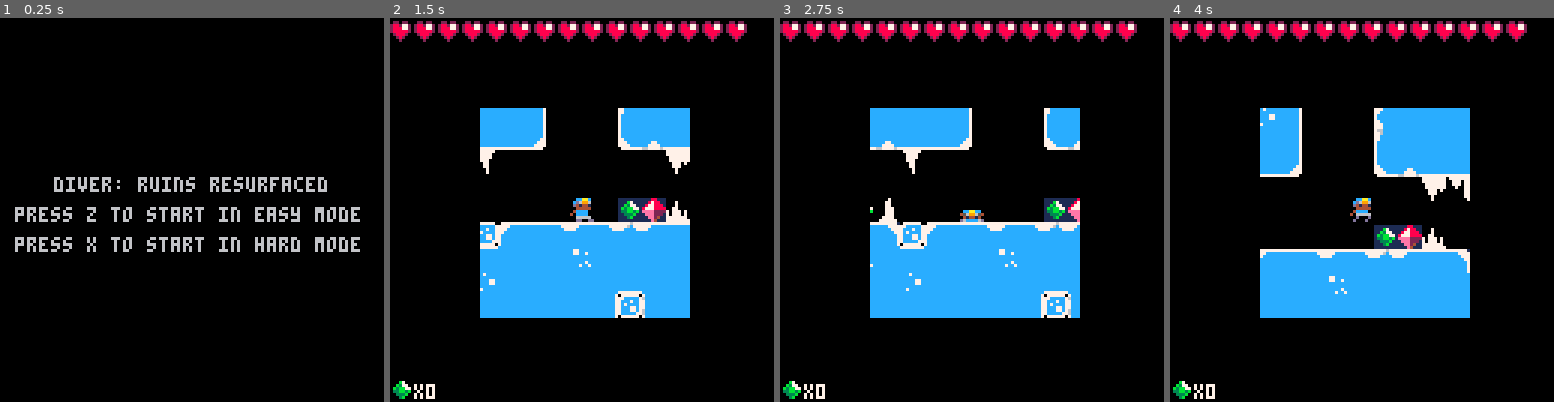
Above: before the commit, frames 1-4 (left to right).
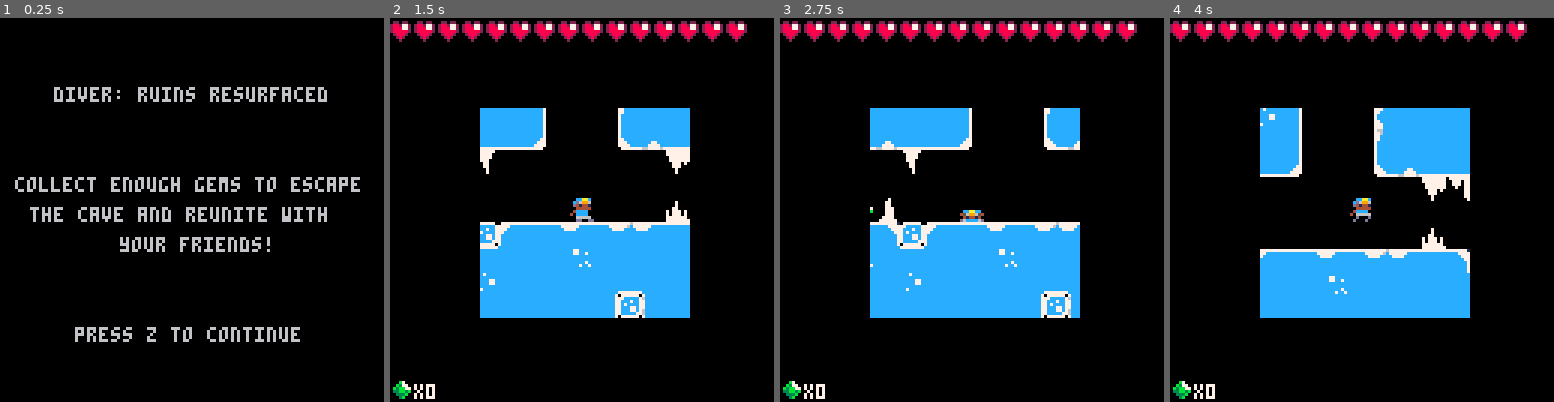
Above: after the commit, the same moments.

Repository: kygetta/Diver
Game: PICO-8 cartridge demo_2.p8
Two runs of this game, one before a commit and one after it. Both use one fixed random seed, a clock stepped at 60 frames per second and the inputs below.
Inputs:
- Up to frame 1 (0.25 s): no input
- Up to frame 2 (1.5 s): tap O (Z key) at 0.33, 0.7, 1.43 s; tap X (X key) at 1.07 s
- Up to frame 3 (2.75 s): hold Left 1.97-2.37 s; tap X (X key) at 2.07, 2.4, 2.73 s; tap O (Z key) at 2.22 s; hold Down from 2.42 s (still down)
- Up to frame 4 (4 s): release Down at 2.82 s; hold Right 2.87-3.53 s; tap X (X key) at 3.07, 3.4, 3.73 s; tap O (Z key) at 3.1, 3.98 s; hold Up from 3.58 s (still down)

The runs differ from the first frame. In frame 1, 7.5% of the frame differs, in the area x 3-94%, y 17-85%; in frame 2, 0.8%; in frame 3, 0.6%; in frame 4, 0.8%.

Commit message:
Add files via upload
player can pick up items and reach the end

Diff:
--- a/demo_2.p8
+++ b/demo_2.p8
@@ -78,14 +78,18 @@
 max_hp = 15
 
 -----> menu init
-scene ="menu" --starting game state (main menu)
+scene = "intro" --starting game state (intro)
 
 gem_count=0 -- green gem count
+gem_hunt_complete=15 -- the amount of green gems necessary to win the game
 
 dmgtimer = 0 -- dmg cooldown
 dmgcounter = 0 -- freezes damage
 
 -------------------------ims
+
+vic_tiles={} -- >:(
+
 -- spawns all pickups
 function	spawn_gems()
 	for ox=0,128 do
@@ -93,10 +97,11 @@
 			-- green gem
 			if mget(ox,oy)==12 or mget(ox,oy)==53 then
 					add(gems,{
-						tp=grn,
+						heal=false,
 						sp=12,
 						x=ox*8,
-						y=oy*8
+						y=oy*8,
+						act=true
 					})
 
 					-- determines if backdrop is black or navy blue
@@ -110,10 +115,11 @@
 			-- red gem
 			if mget(ox,oy)==13 or mget(ox,oy)==54 then
 				add(gems,{
-					tp=red,
+					heal=true,
 					sp=13,
 					x=ox*8,
-					y=oy*8
+					y=oy*8,
+					act=true
 				})
 
 				-- determines if backdrop is black or navy blue
@@ -122,7 +128,17 @@
 					else
 						mset(ox,oy,52)
 					end
+
 			end --if
+
+			if mget(ox,oy)==64 then
+				add(vic_tiles,{
+					sp=64,
+					x=ox*8,
+					y=oy*8
+				})
+			end --if
+
 		end --oy
 	end --ox
 
@@ -132,10 +148,58 @@
 -- draws all gems in the map
 function draw_gems()
 	for g in all(gems) do
-		spr(g.sp,g.x,g.y)
-	end
-end -- end of draw_enemies
+			spr(g.sp,g.x,g.y)
+	end
+end -- end of draw_gems
+
+
+-- detects if the player has touched a gem and acts accordingly
+-- red gems increase player health
+-- green gems increase gem_count
+function gem_detect()
+	for g in all(gems) do
+		if abs(p.x-g.x)<=4 and abs(p.y-g.y)<=4 then
+
+
+			if g.heal==false then
+				gem_count+=1
+				g.act=false
+			end
+
+			if g.heal==true then
+				hp+=1
+				g.act=false
+			end
+
+
+
+		end --if
+	end --for
+
+
+	-- deletes any gems that were "picked up"
+	for g in all(gems) do
+		if g.act==false then
+			del(gems,g)
+		end
+	end --for
+
+end -- end of gem_detect
+
+
+-- ending collision
+function detect_victory()
+
+	for g in all(vic_tiles) do
+		if abs(p.x-g.x)<=4 and abs(p.y-g.y)<=4 then
+			if gem_count>=gem_hunt_complete then
+				scene="victory"
+			end
+		end
+	end
+end -- end of detect_victory
 ----------------------------ims
+
 -->8
 -- draw --
 
@@ -156,7 +220,9 @@
 
 -- _draw func
 function _draw()
-  if scene=="menu" then
+  if scene=="intro" then
+  	draw_intro()
+  elseif scene=="menu" then
   	draw_menu()
   elseif scene=="game_easy" then
   	draw_game()
@@ -234,12 +300,14 @@
 -- update --
 
 function _update()
-	if scene=="menu" then
+	if scene=="intro" then
+		update_intro()
+	elseif scene=="menu" then
 		update_menu()
 	elseif scene=="game_easy" or scene=="game_hard" then
 		update_game()
 	elseif scene=="victory" then
-		update_victory()
+		draw_victory()
 	end
 end -- end of _update
 
@@ -447,6 +515,16 @@
 -->8
 -- draw_game --
 
+-- draw intro screen
+function draw_intro()
+	cls()
+	print("diver: ruins resurfaced", 18, 23)
+	print("collect enough gems to escape",5,53)
+	print("the cave and reunite with",10,63)
+	print("your friends!",40,73)
+	print("press z to continue", 25, 103)
+end
+
 -- draw menu screen
 function draw_menu()
 	cls()
@@ -458,8 +536,7 @@
 -- draw victory screen
 function draw_victory()
 	cls()
-	print("you escaped the cave!")
-	print("press z to start again")
+	print("you escaped the cave!",25,53)
 end
 
 
@@ -577,6 +654,14 @@
 -->8
 -- update_game --
 
+-- update intro
+function update_intro()
+	if btnp(4) then --o
+		scene="menu"
+	end
+end -- end of update_intro()
+
+
 -- update menu
 function update_menu()
 	if btnp(4) then --o
@@ -589,16 +674,14 @@
 end -- end of update_menu()
 
 
--- update victory screen
-function update_victory()
-	if btnp(4) then --o
-		scene="menu"
-	end
-end -- end of update_victory()
 
 
 -- updates game
 function update_game()
+
+-- detects whether encountering a tile that would lead to victory
+	detect_victory()
+
 	--check if player is alive
 if (hp>0) then
 -- check if player is damaged
@@ -699,6 +782,10 @@
 
 	-- simplistic enemy movement
 	enemy_movement()
+
+	-- gem detection and pick-up
+	gem_detect()
+
 
 
  --spike detecion
@@ -1030,30 +1117,30 @@
 1111110011111100001111110011111111111100000000000000000000000000000000007cccccc77cccccc77cccccc701011077010110007701101000011010
 1111110011111100001111110011111111111100000000000000000000000000000000007cccccc77cccccc77cccccc701011077010110777701101077011010
 111111001111110000111111011111111111111000000000000000000000000000000000077777707cccccc77cccccc701011077010110777701101077011010
-25360000b42516000000c414142500000000000000000000434343434343435212121212b2b34343435272434343434343c27112121212121274141414141414
-1414d4d4d4d4d4256132323232323232323232924343434343434343a21212b2434383434343434373434343434343434343434343434343e243434343435352
+25360000b42516000000c414142500000000000000f50000434343434343435212121212b2b34343435272434343434343c27112121212121274141414141414
+1414d4d4d4d4d42561323232323232323232329243434343434343f2f01212b2434383434343434373434343434343434343434343434343e243434343435352
 25360000a42526000000a414142500008595b5a59595d415521212b2435343521212121272c3434343527243334343434343c27112121212121274e5e5e5e544
-64446454e5e5546572434343434343434343434343434343434343431212127243f2f0f1434343f2f0f14343a2613232327161f0f0f0f0f0f0f14343b3a21212
+64446454e5e554657243434343434343434343434343434343434343b352127243f2f0f1434343f2f0f14343a2613232327161f0f0f0f0f0f0f14343b3a21212
 25360000a4251600000074e514141500000000000000942552121212121212121212121272c3434343c292434343b3e2434343c2323232323232323232323232
-3232323232323232924343434343434343434343434343434343434312121272434343437363834343434343c292434343c292438191338191338191c3521212
+32323232323232329243434343434343434343434343434343f2f143a3521272434343437363834343434343c292434343c292438191338191338191c3521212
 35360000a425260000000056a41414f405e415000000842552121212121212121212121272d34343434343434343c352b2434343434343434343434343434343
-434343434343434343434343434343434343434343434343434343431212127243434343f2f0f1434343434343434353434343434222434222434222c3521212
+434343434343434343434343434343434343434343434343d2434343c352127243434343f2f0f1434343434343434353434343434222434222434222c3521212
 45360000a425460000000016a4141414141425c0c0c0b42552121212121212121212121272a34343434343434343d35212b24343434343434343434343434343
-4343434343434343434343434343434343434343434343434343434312121272434343434343434343434343a21212121212b2434222434222434222d3521212
+434343434343434343434343434343434343434343f2f0f143434343d3521272434343434343434343434343a21212121212b2434222434222434222d3521212
 55360000a414d41500000026a414141414141495a59554655212121212121212121212127293434343534343434393521212121212121212b243434343434343
-4343434343434343e2434343434343434343434343434343434343431212127243434343434343434343434352121212121272436282436282436282a3521212
+4343434343434343e243d243d243d24343f2f0f14343434343434343a352127243434343434343434343434352121212121272436282436282436282a3521212
 25360000a414243500000046a4141414241465a21212121212121212121212121212121212b2738373a2b2837383a21212121212121212121212121212121212
-121212121212121212434343434343434343434343434343434343431212127283737383737383837383738352121212121272b3434343d243434343a3521212
+12121212121212127243434343434343434343434343434343434343a352127283737383737383837383738352121212121272b3434343d243434343a3521212
 25260000a434144556000085e51414141425a2121212121212121212121212121212121212121212121212121212121212121212121212121212121212121212
-121212121212121212434343434343434343434343434343434343431212121212121212121212121212121212121212121272c343d243434343434393521212
+12121212121212127283738383737373838383734343434343434343c352121212121212121212121212121212121212121272c343d243434343434393521212
 25160000a4141455260000006674e5e5e565c2327112121212121212121212121212613232323232323232323232323232323232323232323232323271121212
-121212121212121212121212121212121212121243434343434343431212121212121212121212121212121212121212121272d3434343434343434343521212
+12121212121212121212121212121212121212b24343434343434343d352121212121212121212121212121212121212121272d3434343434343434343521212
 25160000a41414254600c600000076a60000f643c2323232323232711212121212619243434343434343434343434343434343434343434343434343c2323232
-321212121212121212121212121212121212121243434343434343431212121261323232323232323232323232327112121272a3819143819143819143521212
+32121212121212121212121212121212121212724343434343434343a352121261323232323232323232323232327112121272a3819143819143819143521212
 25260000a4141414d4d41500000000000000274343434343434343c2323232323292434343819133819143434343434343434343434343434343434343434343
-435212121212121212121212121212121212121243434343434343431212121272b3434343b343434343434343435212121272c3422233422233422243521212
+43521212121212121212121212121212121212724343434343434343a352121272b3434343b343434343434343435212121272c3422233422233422243521212
 25360000561414141414141500c60000000027334343434343334343434343334343434343628243628243434343434343438191438191434343434343435353
-535212121212121212121212121212121212121243434343434343431212121272c3434343d343334343434343435212121272d3628243628243628243521212
+535212121212121212121212121212121212127283738343434343439352121272c3434343d343334343434343435212121272d3628243628243628243521212
 254600001614141414143414d4150000000027434343434343434343434343434343434343434343434343434343a2b2b34342223342224343434343f2323232
 323232121212121212121212121212121212121212121212121212121212121272c3434343a34343435343434353521212127293434343434343434353521212
 2500000016141414142414141414d41500003743434343434343434343434343434343434343d2434343f2f0f1435272c3434222434222434343d24343434343
@@ -1069,9 +1156,9 @@
 14250000361434143414e5e5e5e5e5141414d4d4d4d4d4d4d4d4d4f40505e415c2711212121212121212121212121272934343434343434343434343d2434343
 43d2436343434343434343434343628243434343434343434343434343434343434343a3434343434343434343434343434343436282436282d2628243521212
 142500004614141414650000000000741414141414141414141414141414141415c27112121212121212121212121212b2434343434343434343d24343434343
-434343f23232323271121212b243434343434343434343434343434343434343434343c34343434343434343d243334343433343436343d24343434343521212
+434343f23232323271121212b243434343434343434343434343434343434343434343c343434343d24343434343334343433343436343d24343434343521212
 141415008514e5e5650000d7c1f70000a41414141414141414141414141414141415c23232323232323232323232711212b2634343d24343d243434343434343
-43434343434343435212121212121212121212b243b3a2b24343436343434343434343c343434333434343434343434343434343f2f143434343434343521212
+43434343434343435212121212121212121212b243b3a2b24343436343434343434343c3434343334343d2434343434343434343f2f143434343434343521212
 143425000097f6070000d7e104d1f700a41414141414141414141414141414341414d4d4d4f40505e4d4f405e415c2711212b243434343434343434343434343
 434343434343434352126132323232327112127243c3521212121212121212b2434343d34343434343434343d243a2121212b273738383737383738383521212
 14141415000027170000c7040404e700a4141414141414141414141414141414141414141414241414341414141415c2711212b2737383837373737383737373
@@ -1230,15 +1317,15 @@
 __map__
 414141414141520000004a414141414141414141414141414141414141414141414241414141414141414141414141414141414141414141414141414141414141414141414141414141414141414141414141414141414141414141414141414141414141414141414141414141414141414141414141414141414141414141
 414141414141520000004a41414141424141414141414241414141414142414141414141414141414141414141414141414141414141415e5e5e41414141414141414141414141414141414141414141414141414141414141414142414143414141414141414141414141414141414141414141414141414141414141414141
-414141414141520000004a414143414141415e5e5e5e5e5e5e5e5e5e5e5e5e414141414141414142414141414141414141414141414152000000475e4143415e4544465e5e5e5e414241414141414141434141414141414141414341414141414141414141414141414141414141414141414141414141414141434141414141
-4142415e41415200000049414241414141525f00006667676f706a6b0000674a41414141414141414141414141434141414141414141520c00000000475e5600660067686b6b0047455e5e5e5e5e455e5e5e5e4544465e5e5e5e5e5e5e5e5e5e5e5e5e5e5e5e5e5e5e5e5e5e415e5e5e5e5e5e5e5e5e5e5e5e5e5e5e5e414141
-4141525f4a4352000000484141414141415600000000000072710000000000475e414141434145444641414141414141414141414141415100000000000000000000000000000000000000000000006f7000686800000000000000000000000000000069696a0000006a6b007a0c0000000066666f70006f706a6a6b00474143
-4141414d4141520000004b414141414156660000000000007271000000000000004a424141520000004745414143414141414141414141414d4f4e4d4d4d5c0000000000000000000000000000000072710000000000000000000000000000000000000000000000000000007a595c0000000000727100727100000000654a41
-41415e455e5e5600000047455e5e5e5600000000000000007271000000000000004a4141415600000066684a414141414141414141414141414141414152650000000000000000000000006e6d6e0073740000000000000000000000000000000000000000000000000000007a0000000000000073746c737400000000614941
+414141414141520000004a414143414141415e5e5e5e5e5e5e5e5e5e5e5e5e414141414141414142414141414141414141414141414152000000475e4143415e4544465e5e5e5e414241414141414141434141414141414141414341414141414141414141414141414141414141424141414143414141414141434141414141
+4142415e41415200000049414241414141525f00006667676f706a6b0000674a41414141414141414141414141434141414141414141520c00000000475e5600660067686b6b0047455e5e5e5e5e455e5e5e5e4544465e5e5e5e5e5e5e5e5e5e5e5e5e5e5e5e5e5e5e5e5e5e415e5e5e5e5e5e444645455e5e5e5e5e5e414141
+4141525f4a4352000000484141414141415600000000000072710000000000475e414141434145444641414141414141414141414141415100000000000000000000000000000000000000000000006f7000686800000000000000000000000000000069696a0000006a6b007a000000000066666f70006f706a6a6b00474143
+4141414d4141520000004b414141414156660000000000007271000000000000004a424141520000004745414143414141414141414141414d4f4e4d4d4d5c0000000000000000000000000000000072710000000000000000000000000000000000000000000000000000007a0c000000000000727100727100000000654a41
+41415e455e5e5600000047455e5e5e5600000000000000007271000000000000004a4141415600000066684a414141414141414141414141414141414152650000000000000000000000006e6d6e0073740000000000000000000000000000000000000000000000000000007a600000005f000073746c737400000000614941
 41530000660000000000000068696a00000000000000000073740000000000006d787675770000000000004a41424141414142414141414141414141415262000057595c5f584d4d4d4d4f504e4d4d4d4d4d4d4f4e4d51650000000000000058595d0000000000000000000079000000004c4d4d4d4d4d516500000000614842
-41540000000000000000000000000000000000000000004c4d4d510000004c4d4d4f504e516500000000004a4341414141414141434141414141414141526100000000000000475e414141415e5e5e45455e5e414141526300005859595c0000000000585c005f0060000000000000004c414142414141526200000000624b41
-41550c6c00000000000035366e00000000000000000d004a4141520000004a414143414152630000000000475e5e5e5e5e5e5e455e4446455e4142414152610000000000000000654a415e56000066660000004742415262000000000000000000000000000000000000000000006c6d4a41414142414152640b0b0000634a42
-41414d515f4c4d4f4e4f504e4d51000000000000004c4d41414341515f4c41414141414152610000000000006b6a69000000000000000000004741414152620000000000000000634a52650000000000000000004741526100000000000058595d0000000000000000000000584d4d4d41415e5e5e5e41414d595c0000634a41
+41540000000000000000000000000000000000000000004c4d4d510000004c4d4d4f504e516500000000004a4341414141414141434141414141414141526100000000000000475e414141415e5e5e45455e5e414141526300005859595c0000000000585c005f00600000000000004c4d414142414141526200000000624b41
+41550c6c00000000000000006e00000000000000000d004a4141520000004a414143414152630000000000475e5e5e5e5e5e5e455e4446455e4142414152610000000000000000654a415e56000066660000004742415262000000000000000000000000000000000000000000006c4a4141414142414152640b0b0000634a42
+41414d515f4c4d4f4e4f504e4d51000000000000004c4d41414341515f4c41414141414152610000000000006b6a69000000000000000000004741414152620000000000000000634a52650000000000000000004741526100000000000058595d0000000000000000000000584d4d4141415e5e5e5e41414d595c0000634a41
 5e4142414d414141424141414141510000000000004a4141414141414d414141414141415262000000000000000000000000000000000000000047414152640000000000000000634a5262000000000000000000654a52610000000000000000000000000000000000000000004741414152676700004a415600000000634a41
 5f4a41414341414141415e414141414d4f504e4d4d414142414141414141414141414142526400006c6d000058595c00006d6e6d00000000000000475e5e595d5f5759595c0000614a5263000000000c00000000624a52620000000000000000007b000000000000000000000000474341520000000047560000000000624a41
 4d4141414141414141525f4a41434141414141414141414141415e414141414141414141414d4f504e4d5100000000004c4d4f504e510000000000696f706b6700000000000000624a5263000000006000000000634a52640000000000000000005f0058595d0000000000000000004741520c00000000000000000000614a41
@@ -1256,13 +1343,13 @@
 52630000634a4156000000624a4141434141415100652a21212b343434342c23172121212b474446455e41414d4d4d51006c6c00006d6d0060000000000000007a6500006200001a1b1a1b4a414141414141414141414341521b1b1a7a1a1a7a1a1b7a1b1a4a4241414141414141414d4d4d414d4d414d4d414141414d562121
 52630000644a5300000000644a4141414141425200612c1721212b34343434342c17212121212121212b4741414241414d4f504e4f4e4d4d51000000000000007a610000640000584d4d4d41414141414141414141414141414d4f4e414d4d414d4d414d4d41414141414141434141414141414141415e5e5e5e5e5e56212121
 526300004c4154000000654c41415e5e5e5e5e5600627b2c2121212b34343434342c17212121212121212b47414141414141414141414141414d51000000000c7a610000000000624a43414141414141414141415e5e5e5e5e5e5e5e5e45444644465e5e5e455e5e5e5e5e5e5e5e5e5e5e5e5e5e5e5621212121212121212121
-526100004a4155000000614a415300000000000000644a51252121212b34343434342c23232323232317212b4741414341414141414143414141414d4f504e4d52620000000000624a41424141414141414141562121212121212121212121212121212121212121212121212121212121212121212121212121212121212121
-52620000494152000000624a415400005759595a5a59415225212121212b34343434343434343434342521212b4744464545455e41414141414341414141414152630000000000634a42414141414141414156212121212121211623232323232323232323232323232323232323232323232323232323232323232323232317
-52630000484156000000634a415500000000000000004a52252121212323232b343434343434343334252121212121212121212b475e5e5e4141414141434141526400005f0000644a415e5e5e5e5e5e5e5621162323232323232934343434343434343434343434343434343434343434343434343434343434343434343425
-52630000485265000000644a43415b59595b595d0000475623232329343434252b3434343434343434251623232323232317212121212121474141414141414141521b1b1a1b1a4c5e56212121212121212121273334343434343434343434343434343434343434343434343434343434343434343434343434343434343425
-…(6 lines of a section not shown)…
+526100004a4155000000614a415200000000000000644a51252121212b34343434342c23232323232317212b4741414341414141414143414141414d4f504e4d52620000000000624a41424141414141414141562121212121212121212121212121212121212121212121212121212121212121212121212121212121212121
+52620000494152000000624a415200005759595a5a59415225212121212b34343434343434343434342521212b4744464545455e41414141414341414141414152630000000000634a42414141414141414156212121212121211623232323232323232323232323232323232323232323232323232323232323232323232317
+52630000484156000000634a414151000000000000004752252121212323232b343434343434343334252121212121212121212b475e5e5e4141414141434141526400005f0000644a415e5e5e5e5e5e5e5621162323232323293434343434343434343434343434343434343434343434343434343434343434343434343425
+52630000485265000000644a43415e59595b595d0000007923232329343434252b3434343434343434251623232323232317212121212121474141414141414141521b1b1a1b1a4c5e56212121212121212121273334343434343434343434343434343434343434343434343434343434343434343434343434343434343425
+…(6 lines of a section not shown)…
